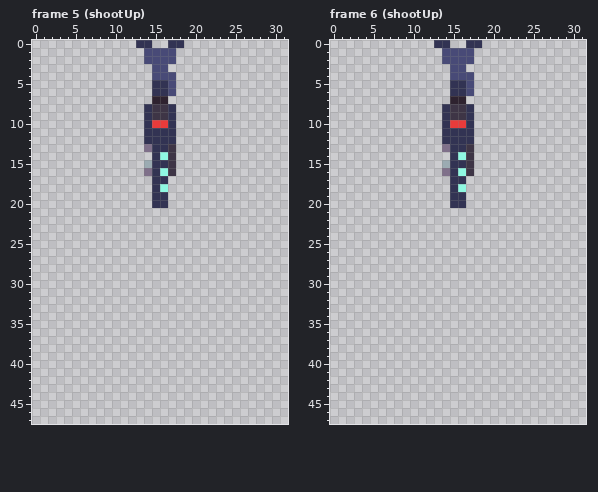
Edited in one commit: pixel-art file (Test_Loopguy/Content/Railgun.aseprite). That is the earlier state.
32x48 pixels, 24 frames. Shown: frame 5 (shootUp), frame 6 (shootUp). The commit also changed other frames, which this record leaves out.
And afterwards:
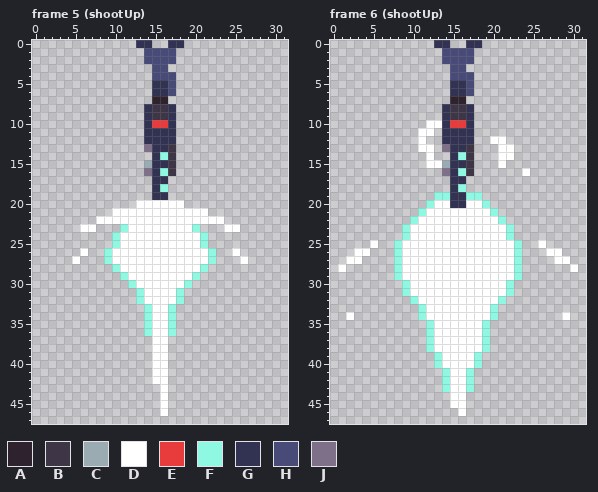
Palette (. is transparent): A #2e222f  B #3e3546  C #9babb2  D #ffffff  E #e83b3b  F #8ff8e2  G #323353  H #484a77  J #7f708a
Message: Organized Player Class a bit also Railgun animation
What changed:
Frame 5 (shootUp), layer "Layer 2":
Colour D is added in row 20 at x 13 to 14 and 17 to 18; in row 21 at x 10 to 21; in row 22 at x 8 to 23; in row 23 at x 6 to 7, 12 to 19 and 24 to 25; in rows 24 to 25 at x 11 to 20; in row 26 at x 6, 10 to 21 and 25.
Colour D is added in row 27 at x 5, 10 to 21 and 26; in row 28 at x 11 to 20; in row 29 at x 12 to 19; in row 30 at x 13 to 18; in rows 31 to 32 at x 14 to 17; in rows 33 to 42 at x 15 to 16.
Colour D is added in rows 43 to 46 at x 16.
Colour D replaces colour G in row 20 at x 15 to 16.
Colour F is added in row 23 at x 11 and 20; in rows 24 to 25 at x 10 and 21; in rows 26 to 27 at x 9 and 22; in row 28 at x 10 and 21; in row 29 at x 11 and 20; in row 30 at x 12 and 19.
Colour F is added in rows 31 to 32 at x 13 and 18; in rows 33 to 36 at x 14 and 17.
Frame 6 (shootUp), layer "Layer 2":
Colour D is added in row 10 at x 12 to 13; in row 11 at x 11 to 12; in row 12 at x 11 and 20 to 21; in row 13 at x 11 to 12 and 21 to 22; in row 14 at x 12 and 21 to 22; in row 15 at x 12 to 13 and 21.
Colour D is added in row 16 at x 24; in row 20 at x 13 to 14 and 17 to 18; in row 21 at x 12 to 19; in row 22 at x 11 to 20; in rows 23 to 24 at x 10 to 21; in row 25 at x 5, 9 to 22 and 26.
Colour D is added in row 26 at x 3 to 4, 9 to 22 and 27 to 28; in row 27 at x 2 to 3, 9 to 22 and 28 to 29; in row 28 at x 1, 9 to 22 and 30; in row 29 at x 9 to 22; in rows 30 to 31 at x 10 to 21; in row 32 at x 11 to 20.
Colour D is added in row 33 at x 12 to 19; in row 34 at x 2, 12 to 19 and 29; in rows 35 to 38 at x 13 to 18; in rows 39 to 40 at x 14 to 17; in rows 41 to 45 at x 15 to 16; in row 46 at x 16.
Colour F is added in row 19 at x 13 to 14 and 17 to 18; in row 20 at x 12 and 19; in row 21 at x 11 and 20; in row 22 at x 10 and 21; in rows 23 to 24 at x 9 and 22; in rows 25 to 29 at x 8 and 23.
Colour F is added in rows 30 to 31 at x 9 and 22; in row 32 at x 10 and 21; in rows 33 to 34 at x 11 and 20; in rows 35 to 38 at x 12 and 19; in rows 39 to 40 at x 13 and 18; in rows 41 to 43 at x 14 and 17.
Where, in picture pixels (left, top, right, bottom), the same in both pictures:
changed: (72, 200, 248, 416)
added: (338, 120, 578, 416)
